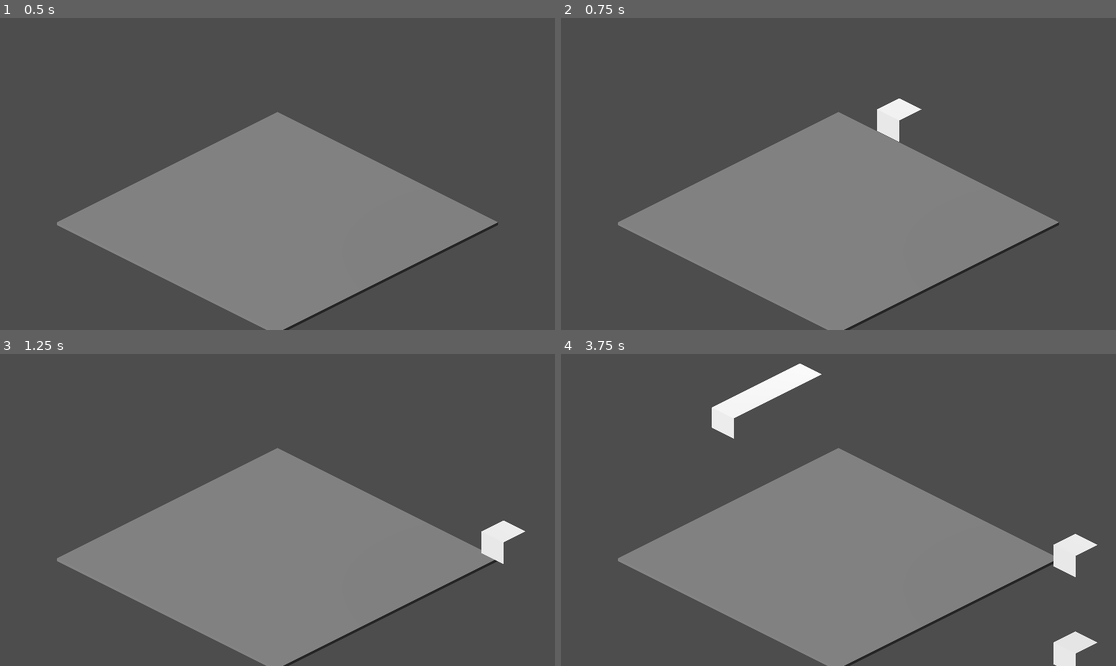
Above: before the commit, frames 1-4 (two rows, left to right).
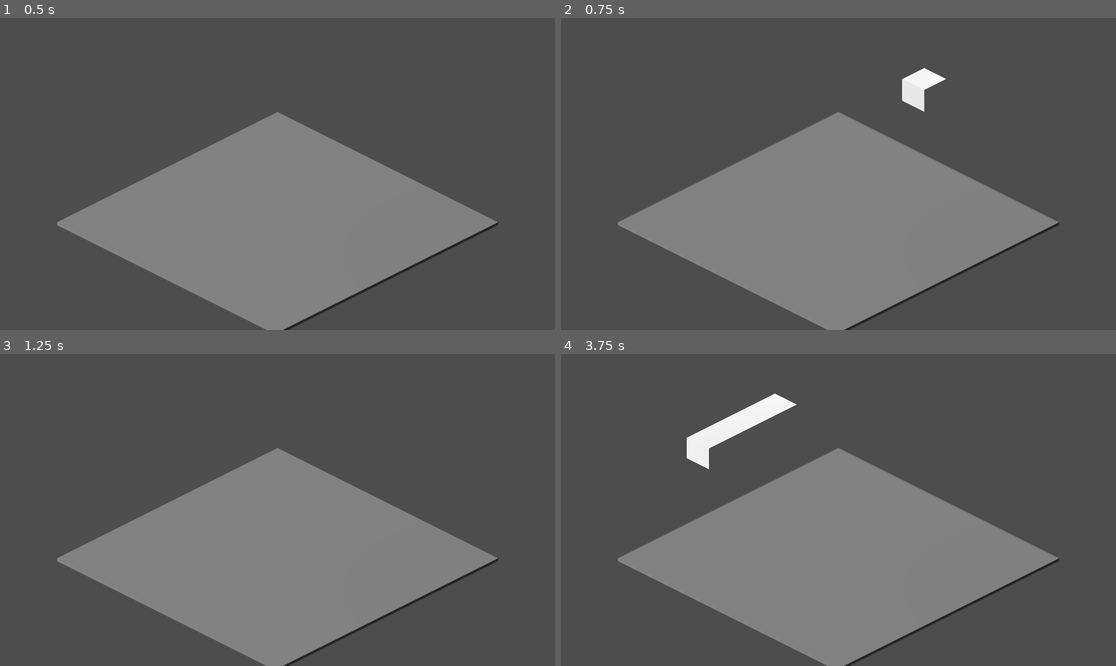
Above: after the commit, the same moments.

Repository: dream-team-reborn/godot-wild-jam-73
Game: Godot game, scene res://scenes/game.tscn
Same seed, same stepped clock (60 frames per second), same inputs: the game is played once before the commit and once after it.
Inputs (mouse positions are in pixels of both pictures, inside the frame that each line leads up to):
- Up to frame 1 (0.5 s): no input
- Up to frame 2 (0.75 s): tap Enter at 0.5 s; move the mouse to (960, 158) at 0.52 s; hold Right (move_right) from 0.53 s (still down); hold Space (confirm) from 0.53 s (still down); click (960, 158) at 0.67 s
- Up to frame 3 (1.25 s): keep holding Right (move_right); keep holding Space (confirm)
- Up to frame 4 (3.75 s): release Right (move_right) at 1.25 s; release Space (confirm) at 1.25 s; drag from (727, 525) to (810, 572) at 1.27 s; move the mouse to (894, 441) at 2.02 s; hold Right (move_right) 2.03-2.75 s; hold Space (confirm) 2.03-2.75 s; drag from (810, 572) to (672, 463) at 2.77 s; move the mouse to (1005, 556) at 3.52 s; hold Left (move_left) from 3.53 s (still down); hold Space (confirm) from 3.53 s (still down)

Frame 1 is identical in both runs. In frame 2, 1.1% of the frame differs, in the area x 56-70%, y 16-40%; in frame 3, 0.6%; in frame 4, 3.3%, in the area x 22-97%, y 3-100%.

Commit message:
game manager

Diff:
--- a/scenes/game.tscn
+++ b/scenes/game.tscn
@@ -2,8 +2,9 @@
 
 [ext_resource type="Script" path="res://scripts/module_spawner.gd" id="1_3ofxf"]
 [ext_resource type="Script" path="res://scripts/input_handler.gd" id="2_4aiat"]
-[ext_resource type="PackedScene" path="res://scripts/block_factory.tscn" id="3_eu714"]
+[ext_resource type="PackedScene" uid="uid://bclvasfglmlw2" path="res://scripts/block_factory.tscn" id="3_eu714"]
 [ext_resource type="Script" path="res://scripts/module_spawner_inspector.gd" id="6_8mp6j"]
+[ext_resource type="Script" path="res://scenes/game_manager.gd" id="4_3nxp3"]
 
 [sub_resource type="Environment" id="Environment_g8yu1"]
 
@@ -31,6 +32,7 @@
 transform = Transform3D(1, 0, 0, 0, 0.721059, 0.692873, 0, -0.692873, 0.721059, 0, 2.94228, 0)
 
 [node name="Camera3D" type="Camera3D" parent="."]
+unique_name_in_owner = true
 transform = Transform3D(0.707107, -0.353553, 0.612372, 0, 0.866025, 0.5, -0.707107, -0.353553, 0.612372, 40, 40, 40)
 projection = 1
 size = 40.0
@@ -54,5 +56,9 @@
 unique_name_in_owner = true
 transform = Transform3D(1, 0, 0, 0, 1, 0, 0, 0, 1, 0, -7, 0)
 
+[node name="GameManager" type="Node" parent="."]
+unique_name_in_owner = true
+script = ExtResource("4_3nxp3")
+
 [node name="Inspector" type="Node" parent="ModuleSpawner"]
 script = ExtResource("6_8mp6j")
--- /dev/null
+++ b/scenes/game_manager.gd
@@ -0,0 +1,4 @@
+class_name GameManager extends Node
+
+enum GameState { HOME_SCREEN, UI_SELECTION, BLOCK_PLACEMENT }
+var game_state: GameState = GameState.BLOCK_PLACEMENT # TODO
--- a/scripts/input_handler.gd
+++ b/scripts/input_handler.gd
@@ -4,7 +4,15 @@
 	var horizontal = Input.get_axis("move_left", "move_right")
 	var vertical = Input.get_axis("move_down", "move_up")
 
-	GlobalEventBus.publish("move", [Vector2(horizontal, vertical)])
+	match %GameManager.game_state:
+		GameManager.GameState.BLOCK_PLACEMENT:
+			var move_direction = - Vector2(vertical, horizontal)
+			move_direction = move_direction.rotated(%Camera3D.rotation.y)
+			GlobalEventBus.publish("move", [move_direction.normalized()])
+		GameManager.GameState.UI_SELECTION:
+			print("TODO")
+		GameManager.GameState.HOME_SCREEN:
+			print("TODO")
 
 func _input(event: InputEvent) -> void:
 	if event.is_action_pressed("confirm"):
